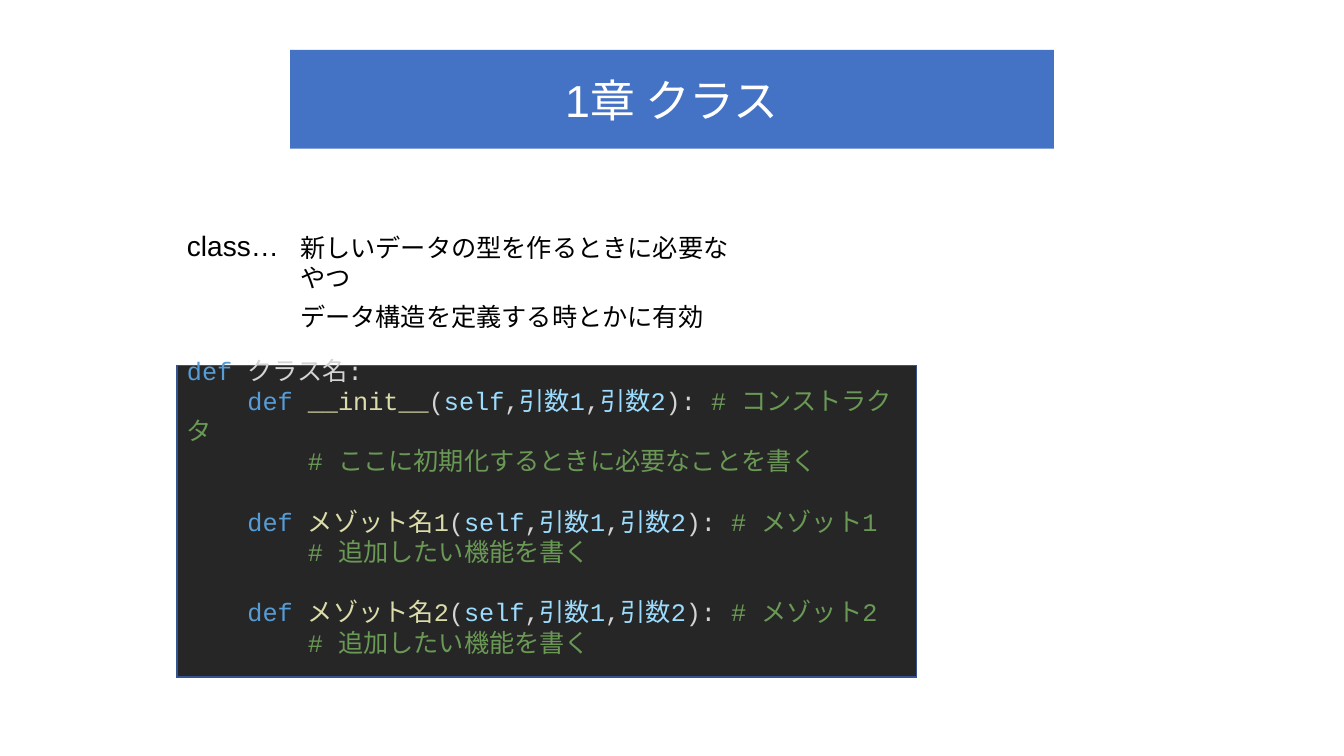
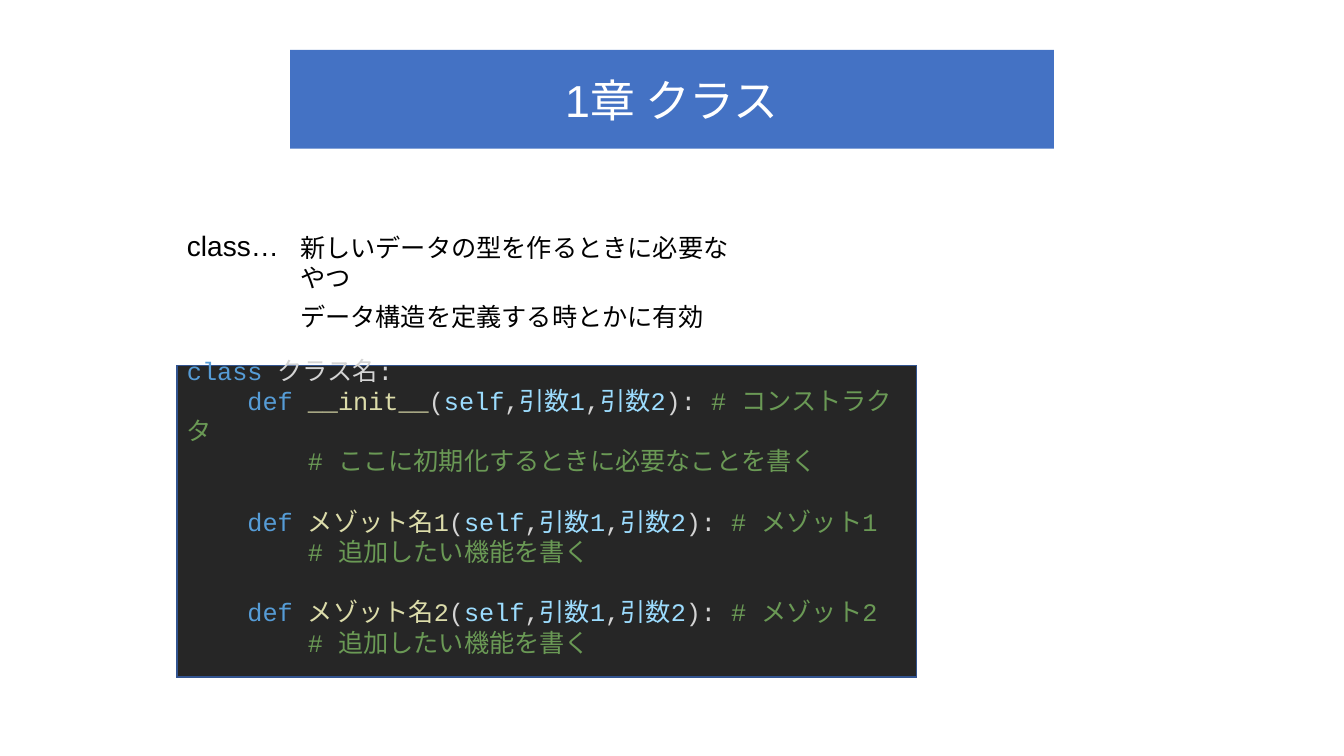
Before and after one commit to masa-aa/Open-Folder, a slide deck: slide 3 of 発表資料/ゼロから作るDeepLearning/ゼロから作るdeeplearning第1,2章.pptx. Drawn at 1344x756 pixels with LibreOffice and Linux fonts; fonts in the diff are those of the drawing. Boxes give left, top, right and bottom in pixels: in the first picture for what was removed or moved away, otherwise in the second. Text is boxed around its words. In the diff, an @@ line names an element or a change of style, - is before the commit and + after.

```diff
--- a/発表資料/ゼロから作るDeepLearning/ゼロから作るdeeplearning第1,2章.pptx
+++ b/発表資料/ゼロから作るDeepLearning/ゼロから作るdeeplearning第1,2章.pptx
@@ text in rectangle at (x1=187, y1=354, x2=393, y2=382): text changed; text colour #D4D4D4 to #569CD6 @@
-def クラス名:
+class クラス名:
```
Also in this commit, not shown: 1 other file.
